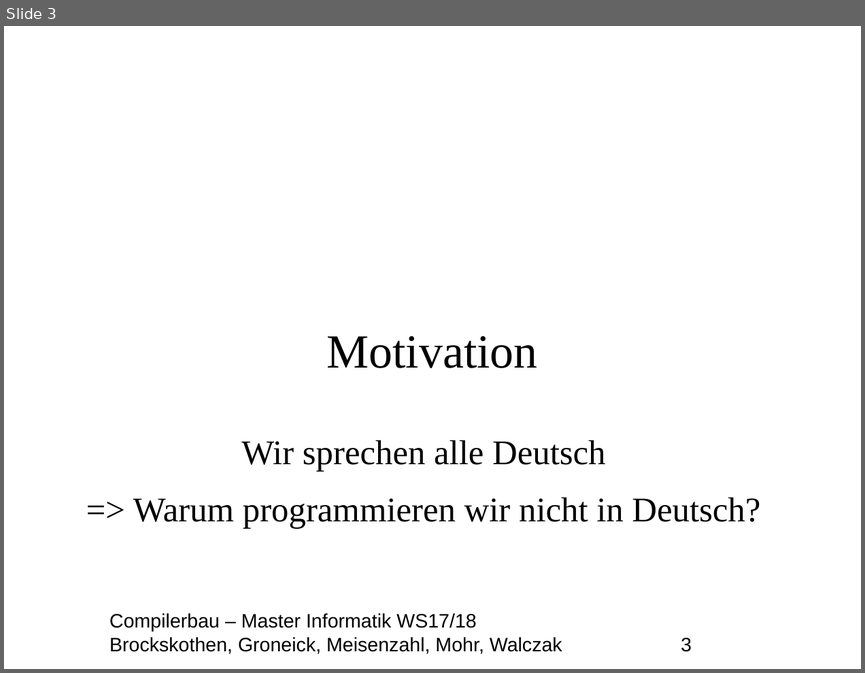
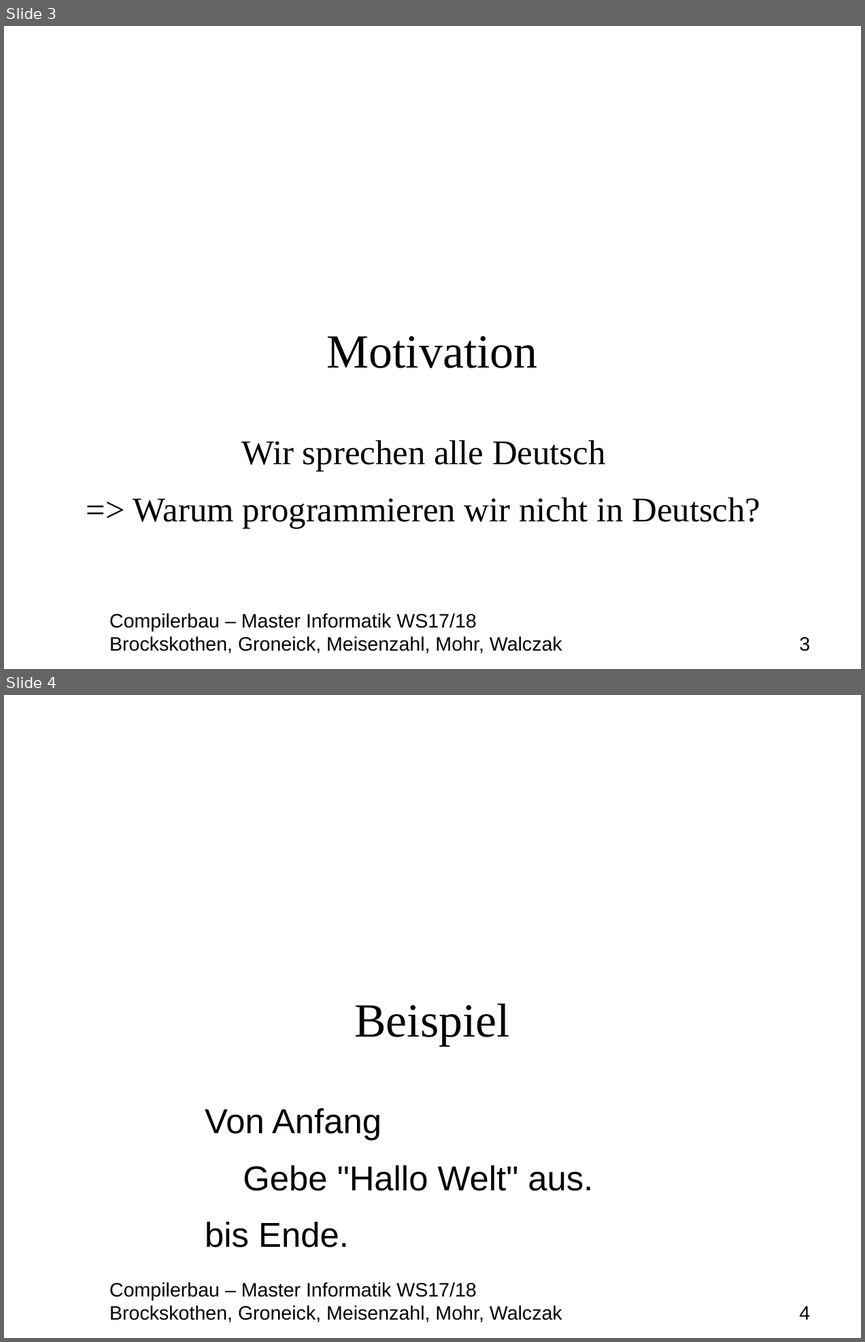
Before and after one commit to MasterInformatikHsBochum/Eine-deutsche-Praesentation, a slide deck: Präsentation.odp. Shown one above the other, each under a label of ours: slide 3 before the commit, slides 3 and 4 after it. The pictures are 865x673 and 865x1342 pixels, drawn with LibreOffice and Linux fonts; fonts in the diff are those of the drawing; background and template pictures are left out. Boxes give left, top, right and bottom in pixels: in the first picture for what was removed or moved away, otherwise in the second. Text is boxed around its words. In the diff, an @@ line names an element or a change of style, - is before the commit and + after.

```diff
--- a/Präsentation.odp
+++ b/Präsentation.odp
@@ slide 4 added at bbox=[4, 695, 861, 1338], background picture (left out); not listed: 1 template element that a slide beside it also shows @@
@@ title added at bbox=[354, 1003, 510, 1046], 44 pt, text #000000 @@
+Beispiel
@@ text added at bbox=[205, 1108, 593, 1247], 32 pt, text #000000 @@
+Von Anfang
+Gebe "Hallo Welt" aus.
+bis Ende.
@@ slide 3 changed as well @@
@@ text rewrapped from bbox=[109, 613, 691, 654] to bbox=[109, 613, 810, 653] @@
```
Also in this commit, not shown: 5 other slides changed, 2 other slides added, 1 slide removed, 1 other file.
